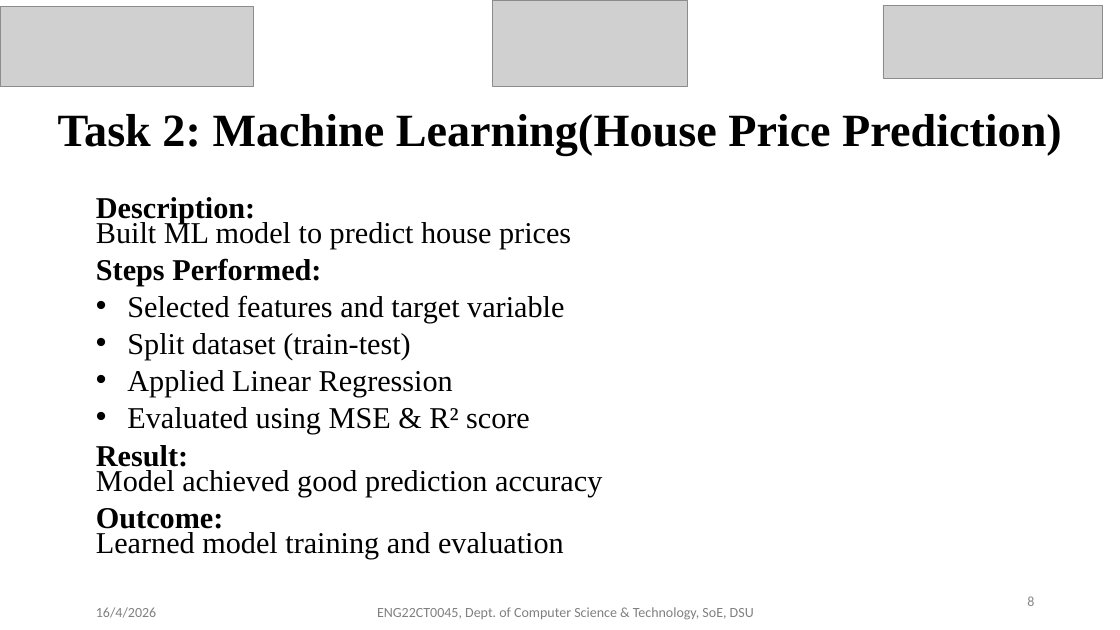
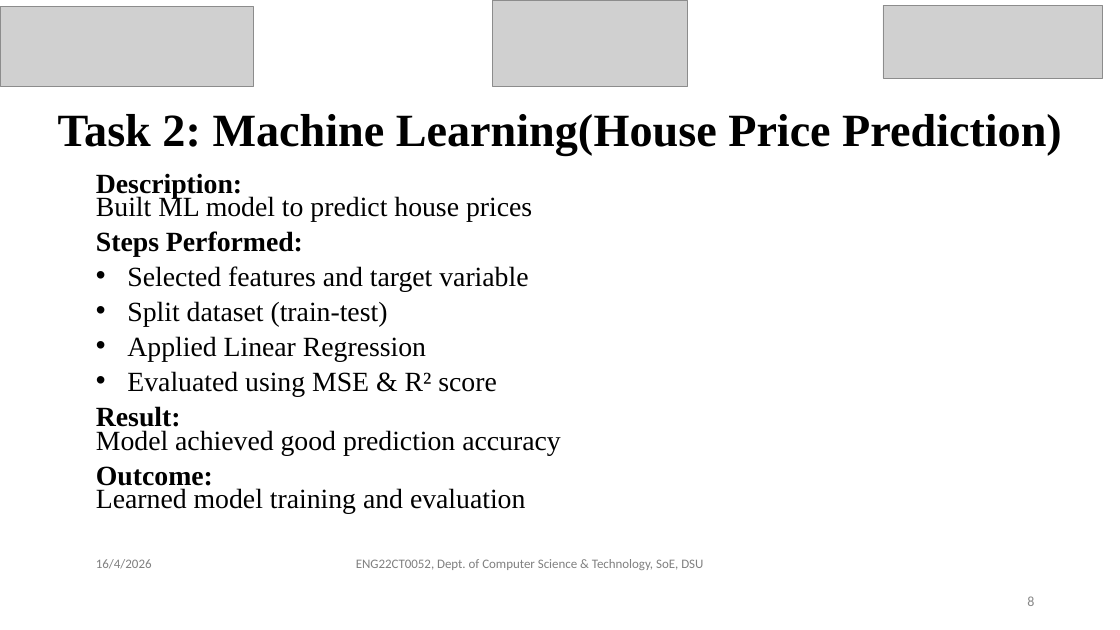
Before and after one commit to Yamunavenkatesh/CodTech-Data-Analytics-Internship, a slide deck: slide 8 of Internship PPT.pptx. Drawn at 1120x630 pixels with LibreOffice and Linux fonts; fonts in the diff are those of the drawing; grey boxes stand for pictures. Boxes give left, top, right and bottom in pixels: in the first picture for what was removed or moved away, otherwise in the second. Text is boxed around its words. In the diff, an @@ line names an element or a change of style, - is before the commit and + after.

```diff
--- a/Internship PPT.pptx
+++ b/Internship PPT.pptx
@@ text "Description: Built ML model to ...": place and size @@
-text "Description: Built ML model to ..." at (96,197,754,620)
+text "Description: Built ML model to ..." at (96,173,703,570)
@@ text at (96,173,561,514): size 25.9 to 23.8 pt in "Description: Built ML model to predict house ...", "Steps Performed:", "Selected features and target variable", "Split dataset (train-test)" and 4 more places @@
@@ text at (96,559,703,570): text changed; size 12 to 11.1 pt @@
-16/4/2026 ENG22CT0045, Dept. of Computer Science & Technology, SoE, DSU
+16/4/2026 ENG22CT0052, Dept. of Computer Science & Technology, SoE, DSU
```
Also in this commit, not shown: 10 other slides changed, 5 slides added, 4 slides removed, 3 other files.
